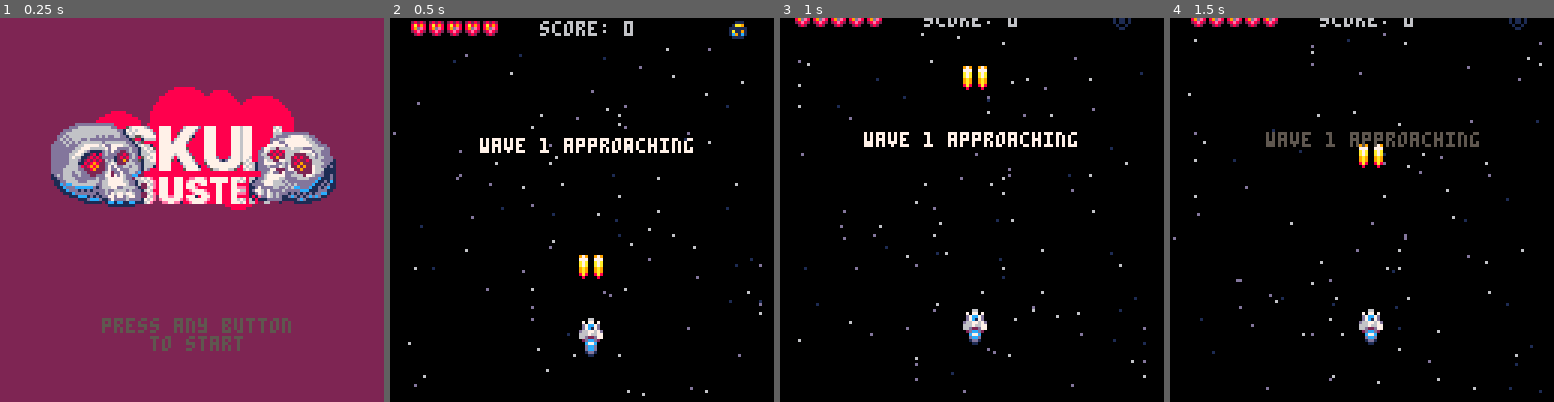
Above: before the commit, frames 1-4 (left to right).
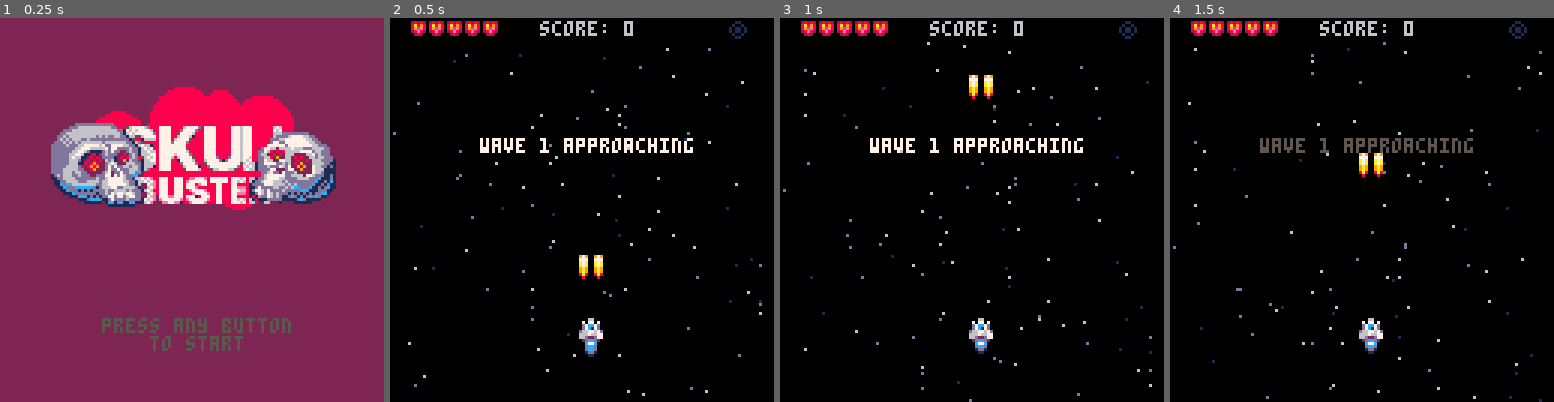
Above: after the commit, the same moments.

Repository: jimmac/pico-shed
Game: PICO-8 cartridge skulls.p8
Same seed, same stepped clock (60 frames per second), same inputs: the game is played once before the commit and once after it.
Inputs:
- Up to frame 1 (0.25 s): no input
- Up to frame 2 (0.5 s): tap X (X key) at 0.33 s
- Up to frame 3 (1 s): tap O (Z key) at 0.7 s
- Up to frame 4 (1.5 s): tap X (X key) at 1.07 s

Frame 1 is identical in both runs. In frame 2, 0.1% of the frame differs, in the area x 88-93%, y 0-6%; in frame 3, 4.9%, in the area x 0-97%, y 0-100%; in frame 4, 4.4%.

Commit message:
no bombs.
- only after miniboss

Diff:
--- a/skulls.p8
+++ b/skulls.p8
@@ -94,7 +94,7 @@
 	pl.lv=5   --number of lives
 	pl.inv=0  --invincibility
 	          -- frames
- pl.bmb=1  --bombs
+ pl.bmb=0  --bombs
 	pl.deathshake=3 --extra shake when hit
 	pl.outline=0
 	flame=4   --spr of flame
Not shown, changed: the thumbnail (__label__) section of skulls.p8
